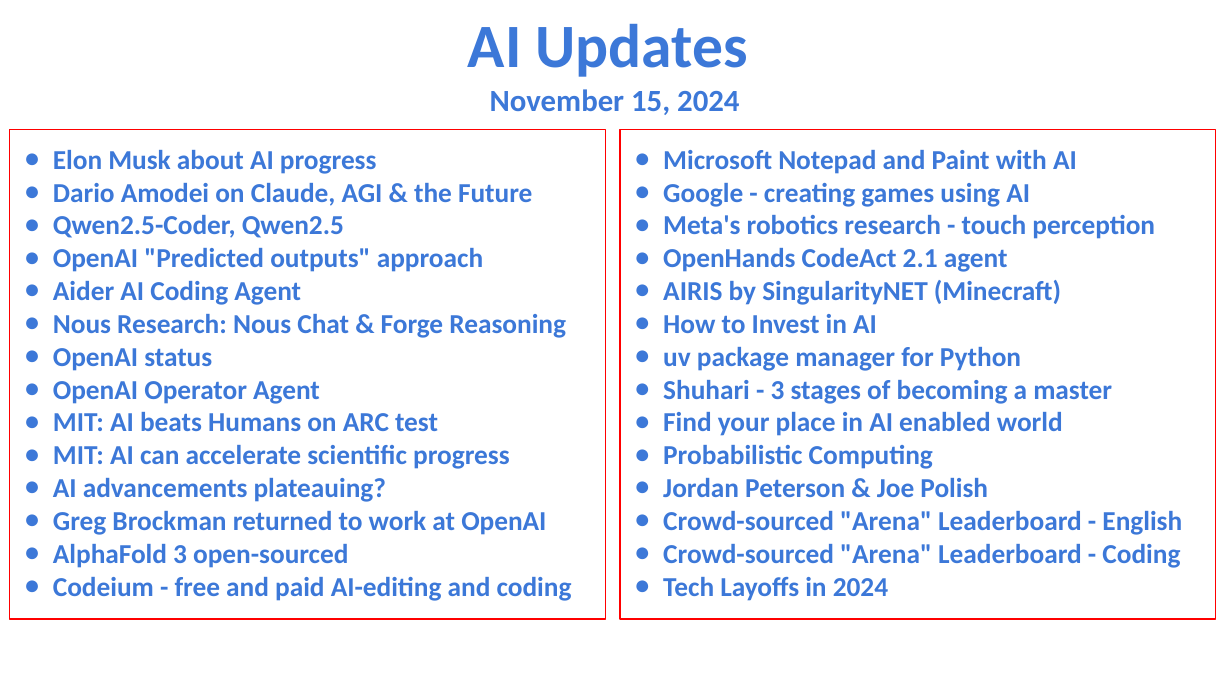
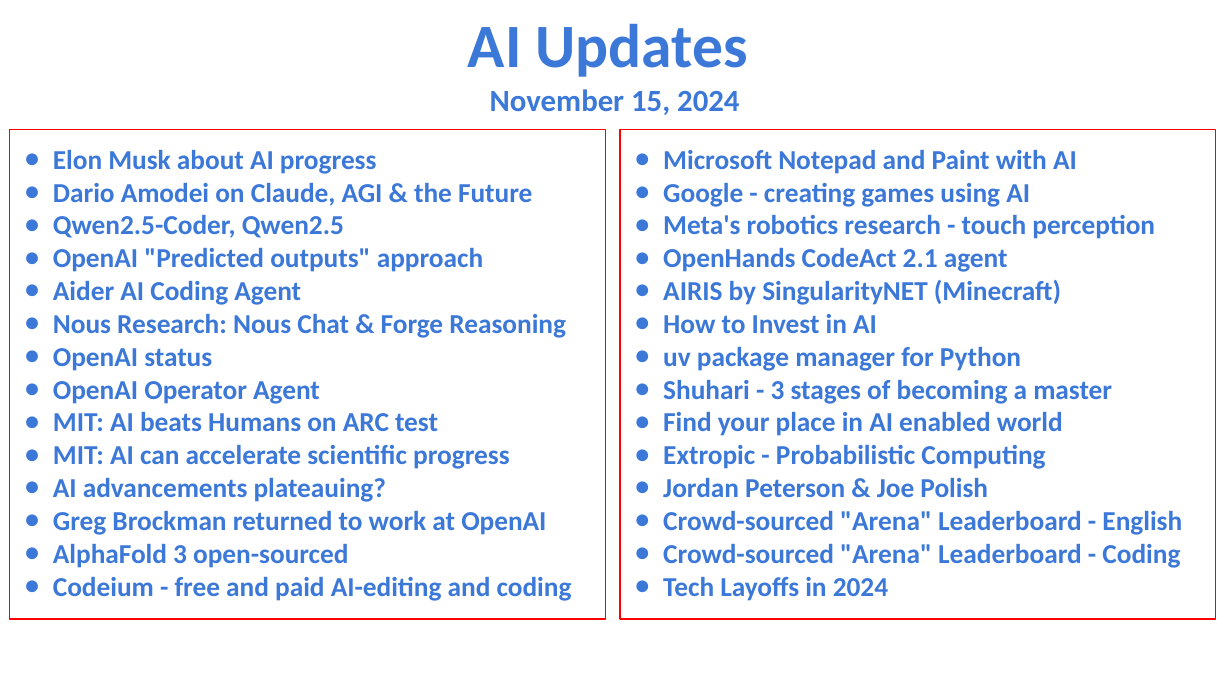
Before and after one commit to lselector/seminar, a slide deck: slide 1 of 2024/2024-11-15-AI-Updates.pptx. Drawn at 1232x693 pixels with LibreOffice and Linux fonts; fonts in the diff are those of the drawing. Boxes give left, top, right and bottom in pixels: in the first picture for what was removed or moved away, otherwise in the second. Text is boxed around its words. In the diff, an @@ line names an element or a change of style, - is before the commit and + after.

Commit message:
update

```diff
--- a/2024/2024-11-15-AI-Updates.pptx
+++ b/2024/2024-11-15-AI-Updates.pptx
@@ text in rectangle at (x1=663, y1=445, x2=1045, y2=469): text changed @@
-● Probabilistic Computing
+● Extropic - Probabilistic Computing
```
Also in this commit, not shown: 1 other slide changed.
